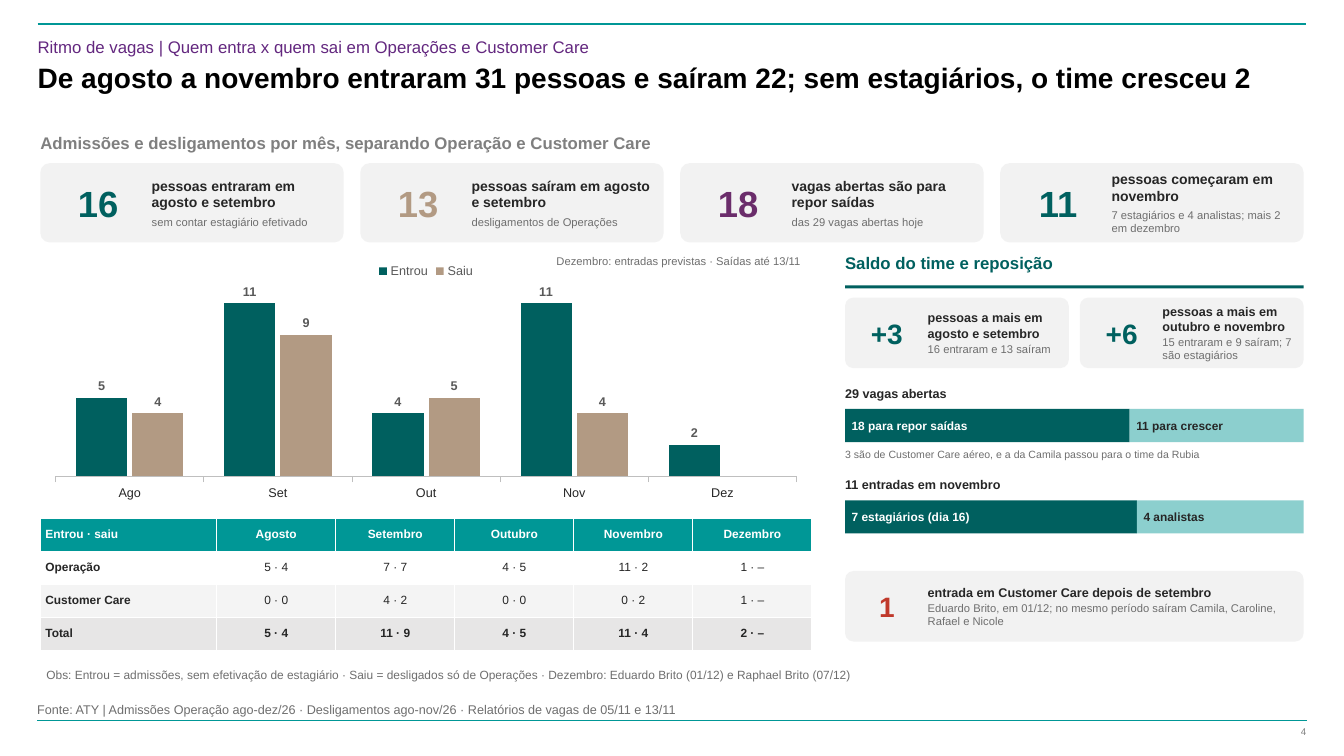
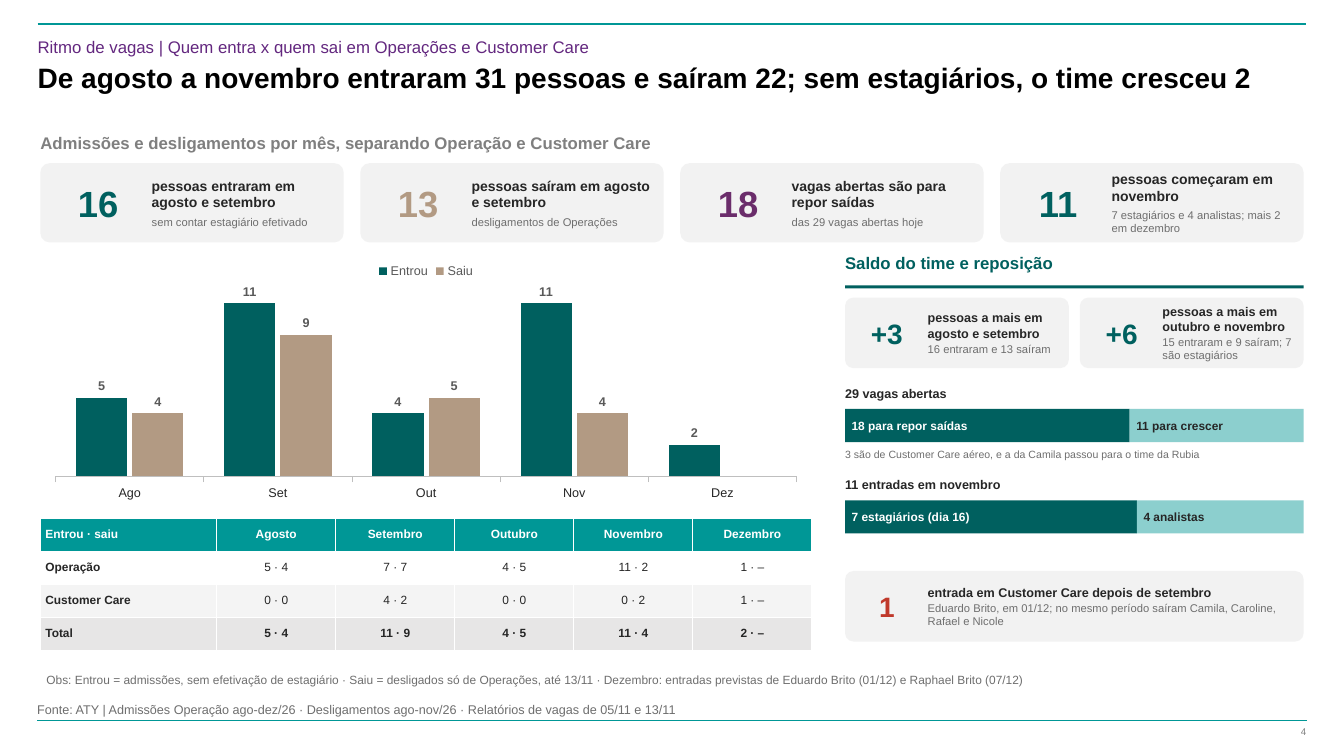
Before and after one commit to suzetemirandasilva5601-cpu/Challenge, a slide deck: slide 4 of 20261112 - ATY - Diagnóstico da Estrutura de Operações - Vagas e Férias.pptx. Drawn at 1344x756 pixels with LibreOffice and Linux fonts; fonts in the diff are those of the drawing; background and template pictures are left out. Boxes give left, top, right and bottom in pixels: in the first picture for what was removed or moved away, otherwise in the second. Text is boxed around its words. In the diff, an @@ line names an element or a change of style, - is before the commit and + after.

```diff
--- a/20261112 - ATY - Diagnóstico da Estrutura de Operações - Vagas e Férias.pptx
+++ b/20261112 - ATY - Diagnóstico da Estrutura de Operações - Vagas e Férias.pptx
@@ text removed at bbox=[556, 257, 800, 268] @@
-Dezembro: entradas previstas · Saídas até 13/11
@@ text at bbox=[46, 675, 1023, 687]: text changed @@
-Obs: Entrou = admissões, sem efetivação de estagiário · Saiu = desligados só de Operações · Dezembro: Eduardo Brito (01/12) e Raphael Brito (07/12)
+Obs: Entrou = admissões, sem efetivação de estagiário · Saiu = desligados só de Operações, até 13/11 · Dezembro: entradas previstas de Eduardo Brito (01/12) e Raphael Brito (07/12)
```
Also in this commit, not shown: 3 other slides changed.
